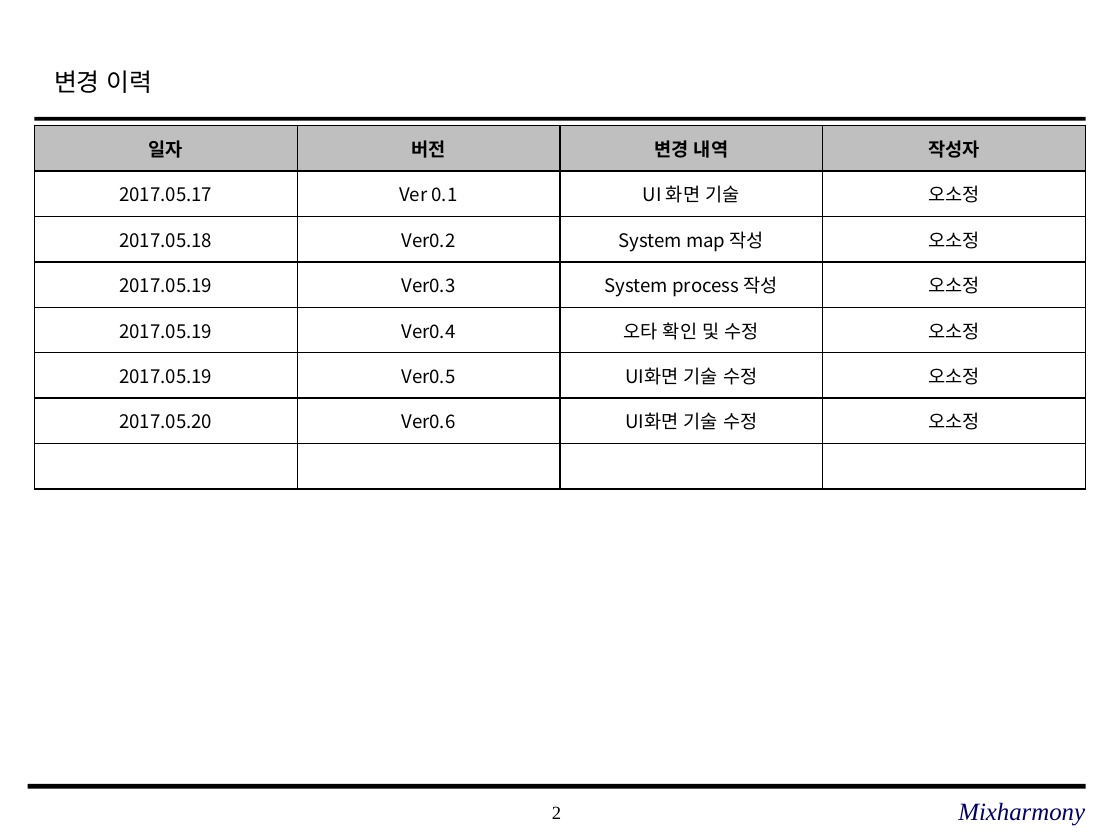
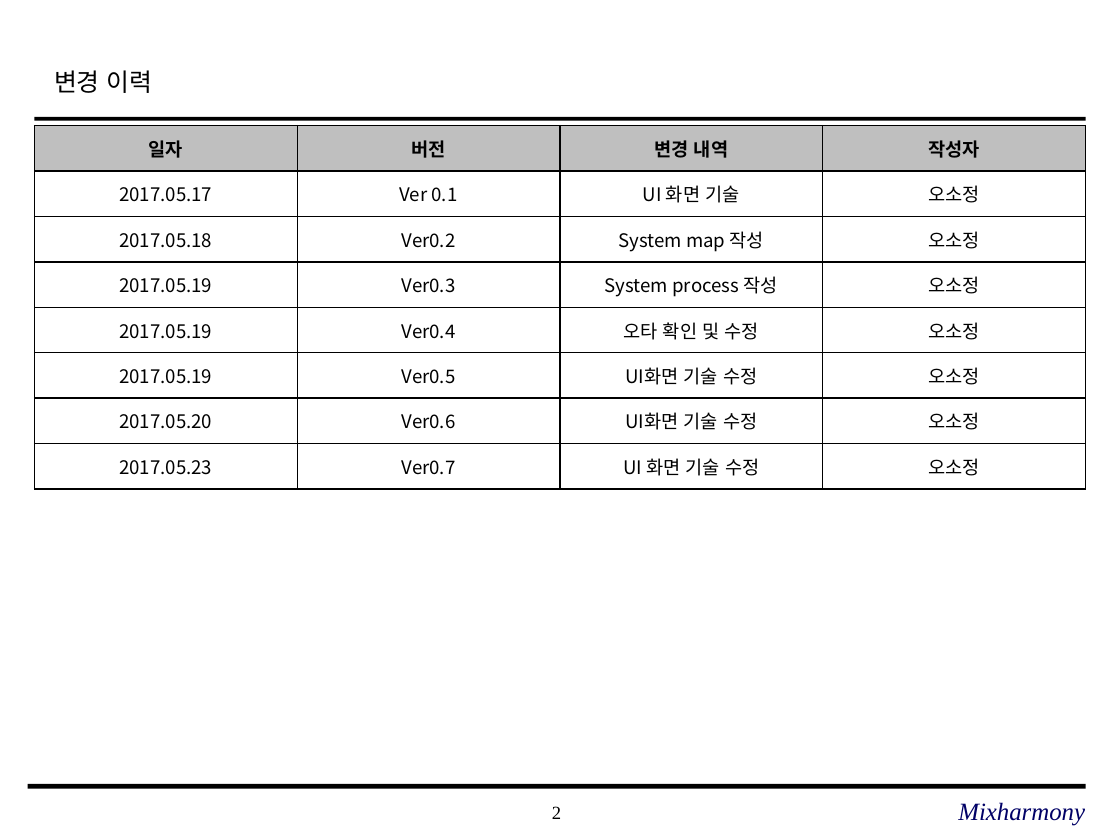
Before and after one commit to SE-admin/SE2017_2_mixharmony, a slide deck: slide 2 of doc/3_ 설계서/UI Design Template.pptx. Drawn at 1120x840 pixels with LibreOffice and Linux fonts; fonts in the diff are those of the drawing; background and template pictures are left out. Boxes give left, top, right and bottom in pixels: in the first picture for what was removed or moved away, otherwise in the second. Text is boxed around its words. In the diff, an @@ line names an element or a change of style, - is before the commit and + after.

```diff
--- a/doc/3_ 설계서/UI Design Template.pptx
+++ b/doc/3_ 설계서/UI Design Template.pptx
@@ table at [35, 125, 1088, 488] @@
-row 8:  |  |  | 
+row 8: 2017.05.23 | Ver0.7 | UI 화면 기술 수정 | 오소정
```
Also in this commit, not shown: 6 other slides changed, 2 slides added.
